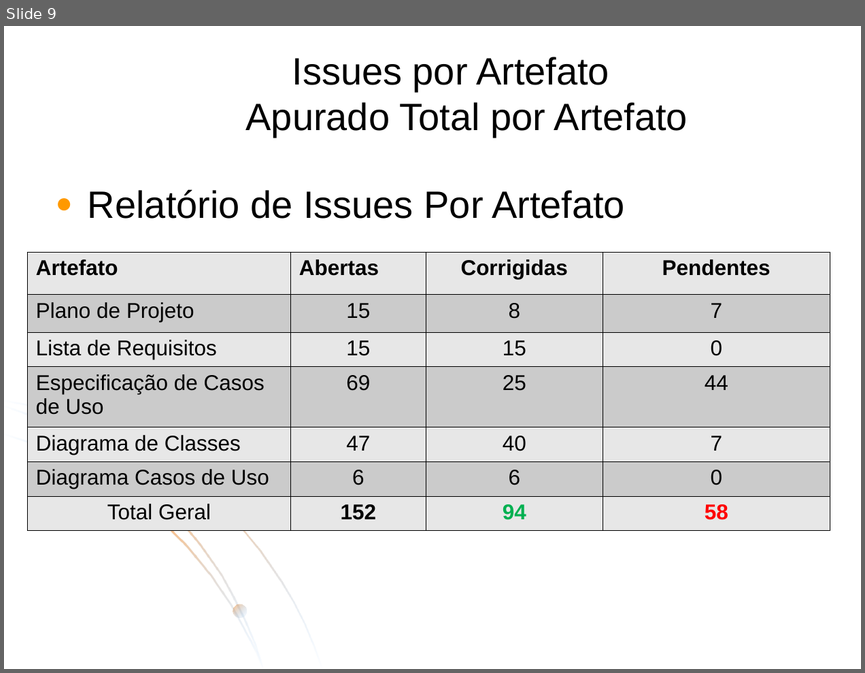
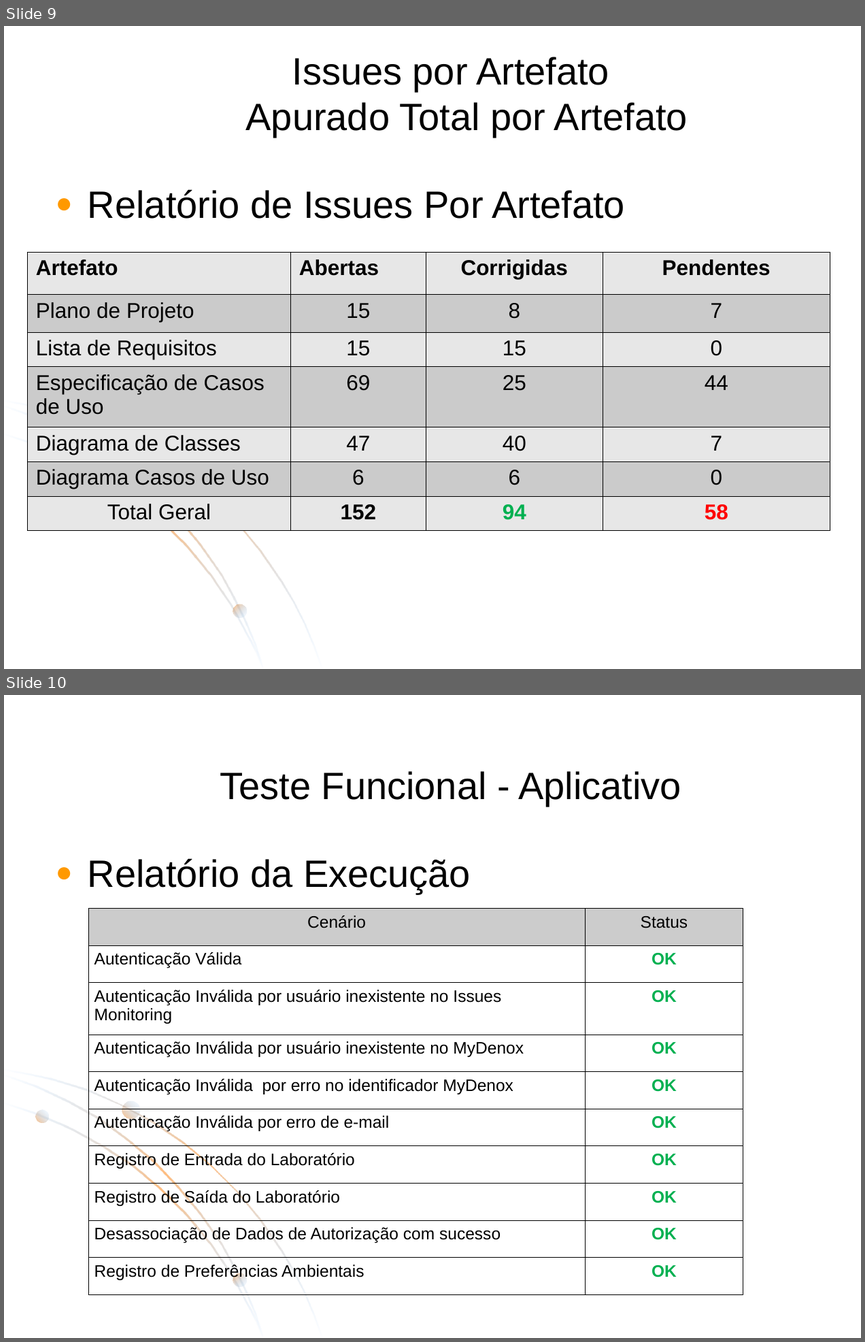
Before and after one commit to ESEGroup/IssuesAuthenticatorCascavel, a slide deck: artefatos/QA/relatorio-issues.ppt. Shown one above the other, each under a label of ours: slide 9 before the commit, slides 9 and 10 after it. The pictures are 865x673 and 865x1342 pixels, drawn with LibreOffice and Linux fonts; fonts in the diff are those of the drawing; background and template pictures are left out. Boxes give left, top, right and bottom in pixels: in the first picture for what was removed or moved away, otherwise in the second. Text is boxed around its words. In the diff, an @@ line names an element or a change of style, - is before the commit and + after.

```diff
--- a/artefatos/QA/relatorio-issues.ppt
+++ b/artefatos/QA/relatorio-issues.ppt
@@ slide 10 added at [4,695,861,1338], background #FFFFFF; not listed: 6 template elements that a slide beside it also shows @@
@@ title added at [220,771,681,807], 32 pt, text #000000 @@
+Teste Funcional - Aplicativo
@@ text added at [88,858,470,894], 32 pt, text #000000 @@
+● Relatório da Execução
@@ table added at [88,909,742,1294], 10 rows, 2 columns @@
+Cenário | Status
+Autenticação Válida | OK
+Autenticação Inválida por usuário inexistente no Issues Monitoring | OK
+Autenticação Inválida por usuário inexistente no MyDenox | OK
+Autenticação Inválida por erro no identificador MyDenox | OK
+Autenticação Inválida por erro de e-mail | OK
+Registro de Entrada do Laboratório | OK
+Registro de Saída do Laboratório | OK
+Desassociação de Dados de Autorização com sucesso | OK
+Registro de Preferências Ambientais | OK
```
Also in this commit, not shown: 1 slide changed, 8 other slides added, 6 other files.
